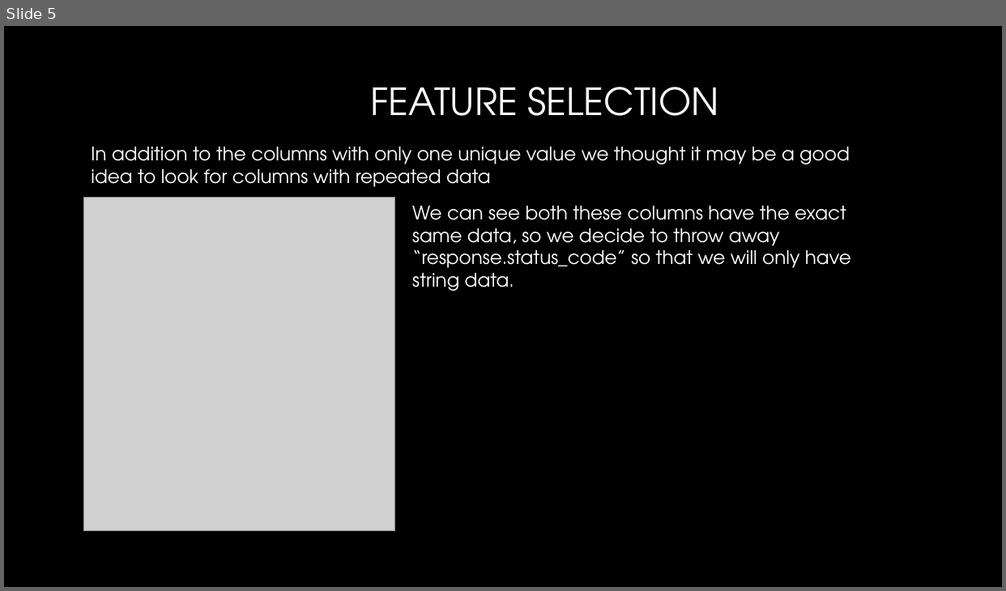
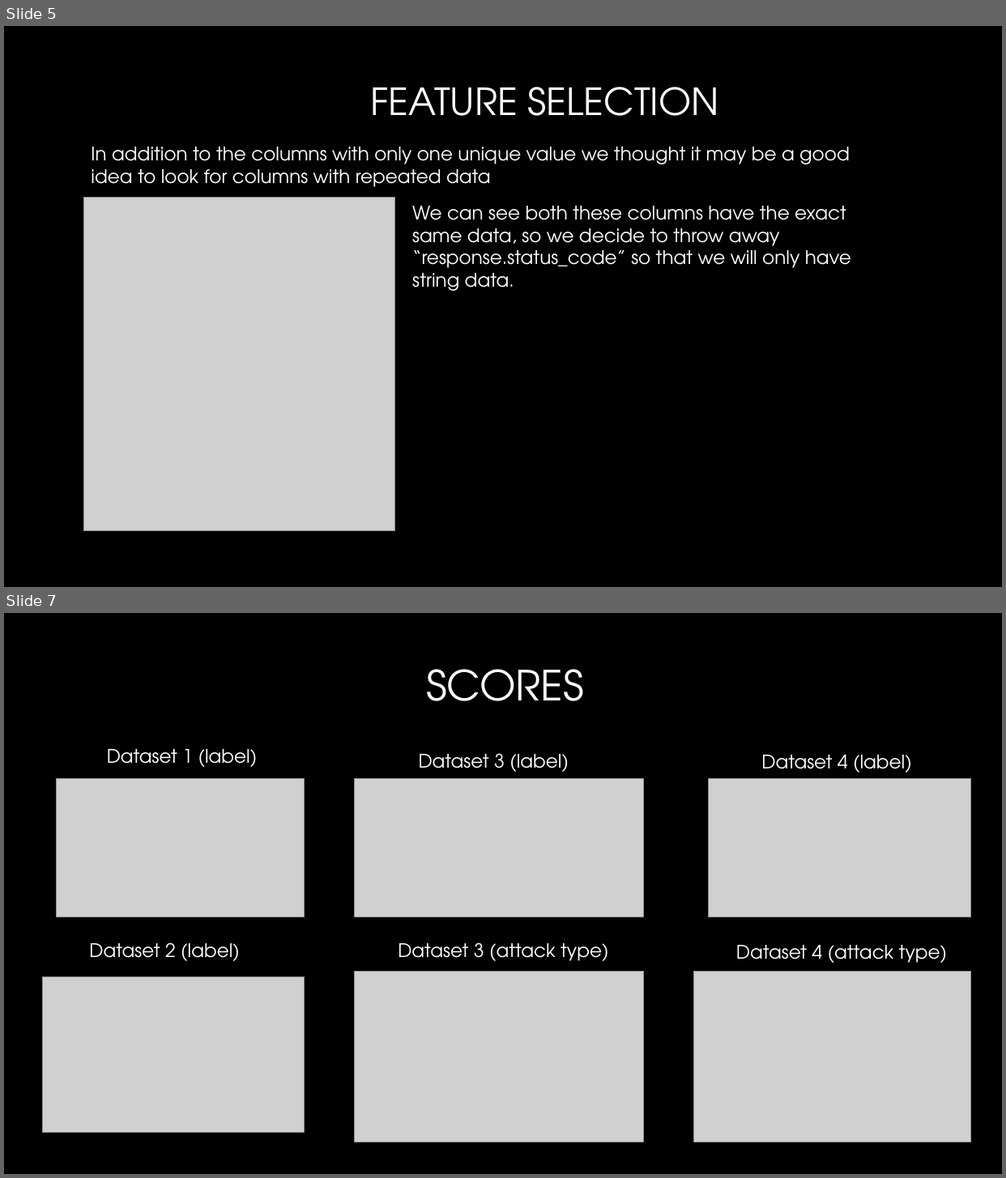
Before and after one commit to danigil/API-Security, a slide deck: Cisco-cyber.pptx. Shown one above the other, each under a label of ours: slide 5 before the commit, slides 5 and 7 after it; the slides between them are not shown. The pictures are 1006x591 and 1006x1178 pixels, drawn with LibreOffice and Linux fonts; fonts in the diff are those of the drawing; grey boxes stand for pictures; background and template pictures are left out. Boxes give left, top, right and bottom in pixels: in the first picture for what was removed or moved away, otherwise in the second. Text is boxed around its words. In the diff, an @@ line names an element or a change of style, - is before the commit and + after.

Commit message:
upload presentation

```diff
--- a/Cisco-cyber.pptx
+++ b/Cisco-cyber.pptx
@@ slide 7 added at (4, 613, 1002, 1174), background #000000 @@
@@ title added at (426, 669, 584, 701), 40 pt, text #FFFFFF @@
+SCORES
@@ text added at (107, 749, 258, 767), 18 pt, text #FFFFFF @@
+Dataset 1 (label)
@@ text added at (419, 753, 569, 772), 18 pt, text #FFFFFF @@
+Dataset 3 (label)
@@ text added at (761, 755, 912, 773), 18 pt, text #FFFFFF @@
+Dataset 4 (label)
@@ picture added at (57, 778, 305, 917) @@
@@ picture added at (355, 778, 644, 917) @@
@@ picture added at (709, 778, 972, 917) @@
@@ text added at (89, 943, 240, 961), 18 pt, text #FFFFFF @@
+Dataset 2 (label)
@@ text added at (398, 943, 608, 961), 18 pt, text #FFFFFF @@
+Dataset 3 (attack type)
@@ text added at (736, 945, 947, 963), 18 pt, text #FFFFFF @@
+Dataset 4 (attack type)
@@ picture added at (42, 977, 305, 1131) @@
@@ picture added at (355, 972, 644, 1142) @@
@@ picture added at (694, 972, 971, 1142) @@
```
Also in this commit, not shown: 1 other slide added.
